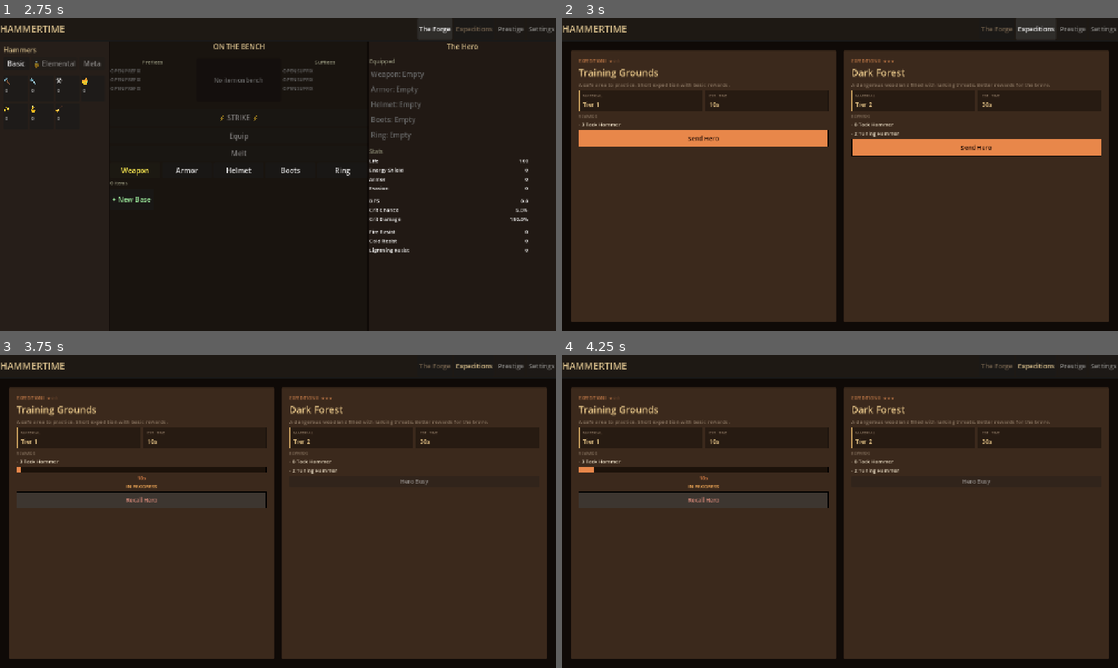
Above: before the commit, frames 1-4 (two rows, left to right).
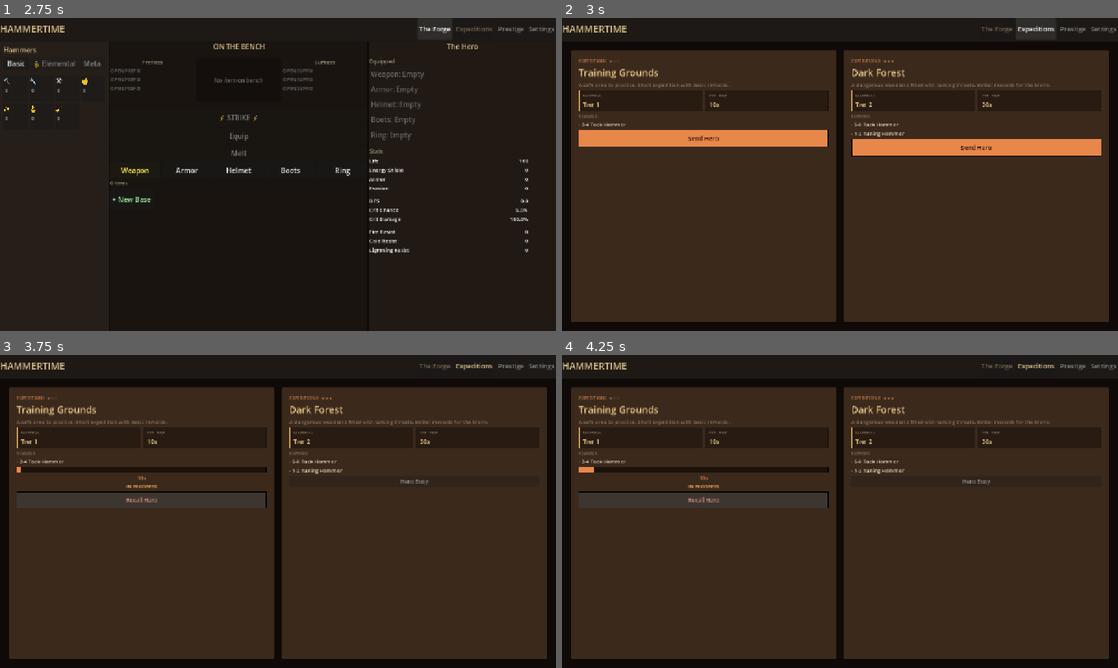
Above: after the commit, the same moments.

Repository: loginn/hammertime
Game: Godot game, scene res://scenes/main.tscn
Two runs of this game, one before a commit and one after it. Both use one fixed random seed, a clock stepped at 60 frames per second and the inputs below.
Inputs:
- Up to frame 1 (2.75 s): click "+ New Base" at 0.5 s; click "+ New Base" at 1.25 s; click "The Forge" at 2 s
- Up to frame 2 (3 s): click "Expeditions" at 2.75 s
- Up to frame 3 (3.75 s): click "Send Hero" at 3.5 s
- Up to frame 4 (4.25 s): no input

Frame 1 is identical in both runs. In frame 2, 0.2% of the frame differs, in the area x 3-62%, y 33-38%; in frame 3, 0.2%; in frame 4, 0.2%.
Error in both runs: Invalid assignment of property or key 'valid_tags' with value of type 'Array' on a base object of type 'Resource (Item)'. (res://models/items/item_factory.gd:1…

Commit message:
feat: Wire DropTable into ExpeditionResolver to produce item + currency…
- models/expedition/expedition_resolver.gd
- models/expedition/expedition_config.gd
- scenes/expedition/expedition_screen.gd

GSD-Task: S06/T02

Diff:
--- a/models/expedition/expedition_config.gd
+++ b/models/expedition/expedition_config.gd
@@ -6,10 +6,6 @@
 var duration_seconds: float
 var difficulty: int
 var reward_tier: int
-
-## Currency rewards: keys are currency keys (e.g. "tack"), values are base amounts.
-## Actual reward amounts are scaled by difficulty.
-var base_currency_rewards: Dictionary = {}
 
 var drop_table: DropTable = null
 
@@ -21,7 +17,6 @@
 	p_duration: float = 30.0,
 	p_difficulty: int = 1,
 	p_reward_tier: int = 1,
-	p_rewards: Dictionary = {},
 	p_drop_table: DropTable = null
 ) -> void:
 	expedition_id = p_id
@@ -30,7 +25,6 @@
 	duration_seconds = p_duration
 	difficulty = p_difficulty
 	reward_tier = p_reward_tier
-	base_currency_rewards = p_rewards
 	drop_table = p_drop_table
 
 
@@ -55,7 +49,6 @@
 		BalanceConfig.EXPEDITION_1_BASE_TIME,
 		1,
 		1,
-		{"tack": 3},
 		_training_grounds_drop_table()
 	)
 
@@ -85,7 +78,6 @@
 		BalanceConfig.EXPEDITION_2_BASE_TIME,
 		3,
 		2,
-		{"tack": 8, "tuning": 2},
 		_dark_forest_drop_table()
 	)
 
--- a/models/expedition/expedition_resolver.gd
+++ b/models/expedition/expedition_resolver.gd
@@ -53,13 +53,39 @@
 	if active_config == null:
 		return {}
 
-	var rewards: Dictionary = {}
-	for currency_key: String in active_config.base_currency_rewards:
-		var base_amount: int = active_config.base_currency_rewards[currency_key]
-		var scaled_amount := _scale_reward(base_amount, active_config.difficulty)
-		rewards[currency_key] = scaled_amount
+	if active_config.drop_table != null:
+		return _resolve_from_drop_table()
 
-	return rewards
+	return {}
+
+
+func _resolve_from_drop_table() -> Dictionary:
+	var currencies: Dictionary = {}
+	var items: Array[Item] = []
+
+	var rolled_entries := active_config.drop_table.roll()
+	for entry: Dictionary in rolled_entries:
+		var qty: int = randi_range(entry["qty_min"], entry["qty_max"])
+
+		if entry["type"] == "currency":
+			var scaled := _scale_reward(qty, active_config.difficulty)
+			var key: String = entry["key"]
+			if key in currencies:
+				currencies[key] += scaled
+			else:
+				currencies[key] = scaled
+
+		elif entry["type"] == "item":
+			var tier: Tag_List.MaterialTier = entry["material_tier"] as Tag_List.MaterialTier
+			var bases := ItemFactory.get_bases_for_material(tier)
+			if bases.is_empty():
+				continue
+			var base_id: String = bases[randi() % bases.size()]
+			var item := ItemFactory.create_base(base_id)
+			if item != null:
+				items.append(item)
+
+	return {"currencies": currencies, "items": items}
 
 
 func complete_expedition() -> Dictionary:
@@ -69,7 +95,12 @@
 	var rewards := resolve_rewards()
 	var expedition_id := active_config.expedition_id
 
-	GameState.add_currencies(rewards)
+	if "currencies" in rewards:
+		GameState.add_currencies(rewards["currencies"])
+		for item: Item in rewards.get("items", []):
+			GameState.add_item_to_inventory(item)
+	else:
+		GameState.add_currencies(rewards)
 
 	_reset()
 
--- a/scenes/expedition/expedition_screen.gd
+++ b/scenes/expedition/expedition_screen.gd
@@ -78,14 +78,19 @@
 	for child in rewards_box.get_children():
 		child.queue_free()
 
-	for currency_key: String in config.base_currency_rewards:
-		var amount: int = config.base_currency_rewards[currency_key]
-		var display_name: String = GameState.CURRENCY_DISPLAY_NAMES.get(currency_key, currency_key)
-		var reward_label := Label.new()
-		reward_label.text = "· %d %s" % [amount, display_name]
-		reward_label.add_theme_color_override("font_color", Color(0.93, 0.88, 0.78))
-		reward_label.add_theme_font_size_override("font_size", 12)
-		rewards_box.add_child(reward_label)
+	if config.drop_table != null:
+		for entry: Dictionary in config.drop_table.entries:
+			if not entry["guaranteed"]:
+				continue
+			var reward_label := Label.new()
+			if entry["type"] == "currency":
+				var display_name: String = GameState.CURRENCY_DISPLAY_NAMES.get(entry["key"], entry["key"])
+				reward_label.text = "· %d-%d %s" % [entry["qty_min"], entry["qty_max"], display_name]
+			else:
+				reward_label.text = "· Item drop (T%d)" % entry["material_tier"]
+			reward_label.add_theme_color_override("font_color", Color(0.93, 0.88, 0.78))
+			reward_label.add_theme_font_size_override("font_size", 12)
+			rewards_box.add_child(reward_label)
 
 
 func _format_duration(seconds: float) -> String:
